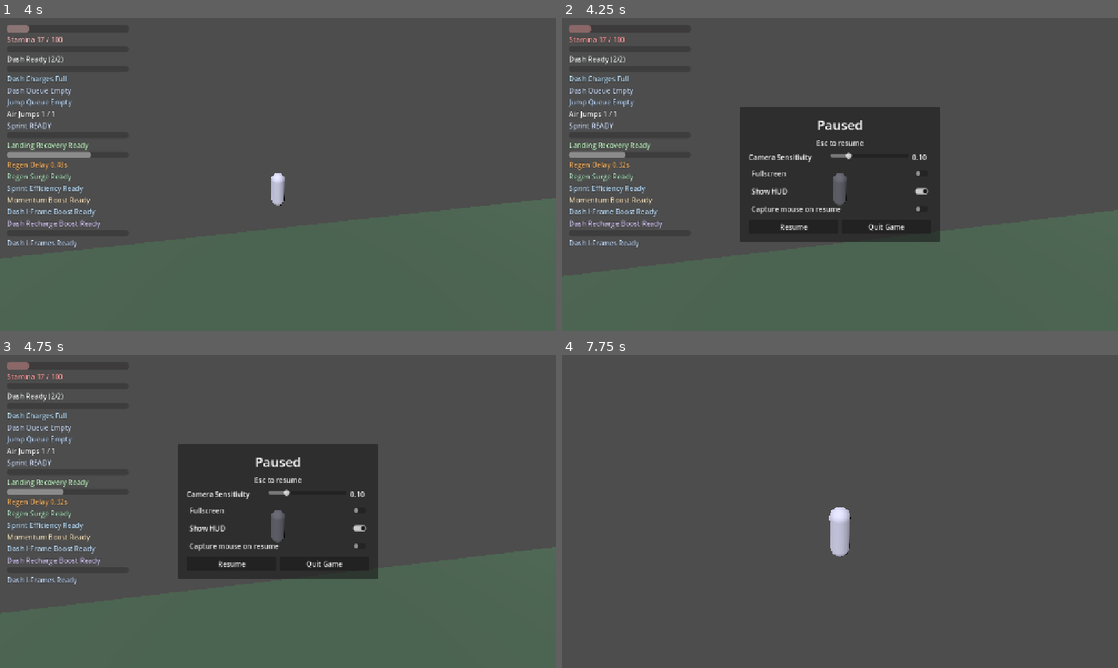
Above: before the commit, frames 1-4 (two rows, left to right).
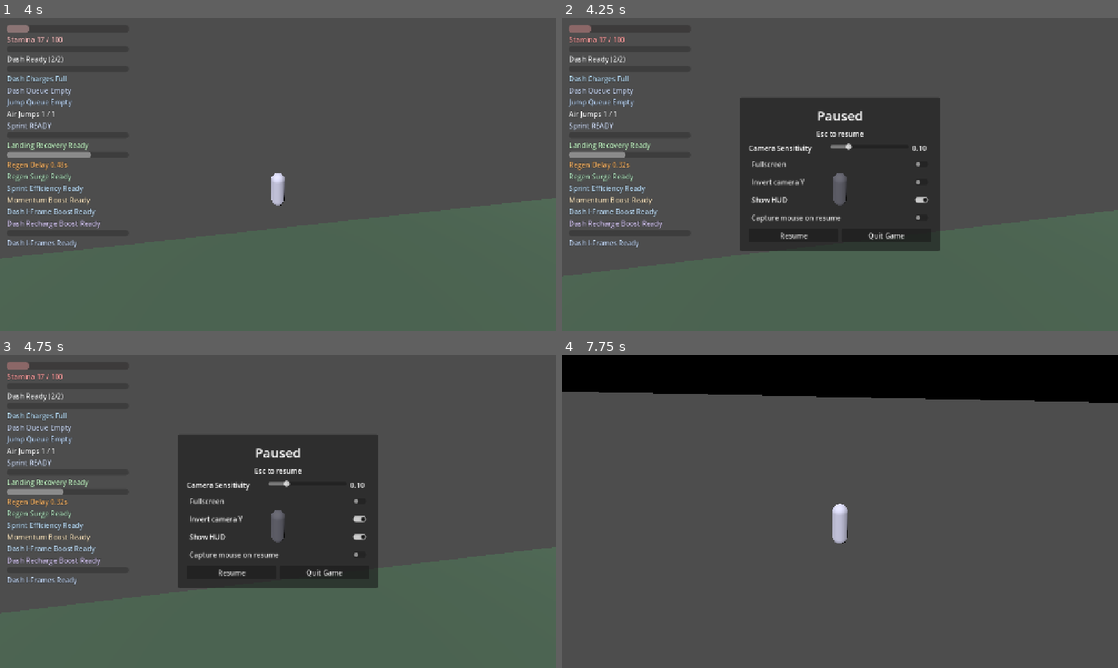
Above: after the commit, the same moments.

Repository: thegoatleroyjenkins/arpg-game
Game: Godot game, scene res://world/levels/open_world_3d.tscn
Two runs of this game, one before a commit and one after it. Both use one fixed random seed, a clock stepped at 60 frames per second and the inputs below.
Inputs (mouse positions are in pixels of both pictures, inside the frame that each line leads up to):
- Up to frame 1 (4 s): tap Enter (ui_accept) at 0.5 s; move the mouse to (305, 174) at 0.52 s; press the mouse at (305, 174) at 0.53 s; hold W (move_up) from 0.53 s (still down); tap Space (jump) at 0.77, 1.52, 3.02, 3.77 s; move the mouse to (250, 174) at 1.27 s; release the mouse at (250, 174) at 1.28 s; tap R (camera_recenter) at 1.35 s; move the mouse to (289, 168) at 2.02 s; tap Q (dash) at 2.1 s; move the mouse to (272, 180) at 2.77 s; tap Shift (sprint) at 2.85 s; move the mouse to (316, 177) at 3.52 s; press the mouse at (316, 177) at 3.53 s
- Up to frame 2 (4.25 s): keep holding W (move_up); tap Escape (ui_cancel) at 4.15 s
- Up to frame 3 (4.75 s): release W (move_up) at 4.25 s; release the mouse at (316, 514) at 4.25 s; click (278, 517) at 4.25 s, where only the run after the commit has a clickable "Invert camera Y"
- Up to frame 4 (7.75 s): click "Show HUD" at 5 s; click "Capture mouse on resume" at 5.75 s; click "Resume" at 6.5 s; move the mouse to (795, 508) at 7.27 s; hold W (move_up) from 7.28 s (still down); tap R (camera_recenter) at 7.35 s; tap Space (jump) at 7.52 s

Frame 1 is identical in both runs. In frame 2, 4.1% of the frame differs, in the area x 32-68%, y 25-75%; in frame 3, 4.1%; in frame 4, 14%, in the area x 0-100%, y 0-65%.

Commit message:
Add pause-menu invert Y camera toggle for 3D prototype

Diff:
--- a/prototype3d/main_3d.tscn
+++ b/prototype3d/main_3d.tscn
@@ -278,6 +278,10 @@
 layout_mode = 2
 text = "Fullscreen"
 
+[node name="InvertYToggle" type="CheckButton" parent="PauseMenu/CenterContainer/PanelContainer/MarginContainer/VBoxContainer"]
+layout_mode = 2
+text = "Invert camera Y"
+
 [node name="HudToggle" type="CheckButton" parent="PauseMenu/CenterContainer/PanelContainer/MarginContainer/VBoxContainer"]
 layout_mode = 2
 text = "Show HUD"
--- a/prototype3d/pause_menu_3d.gd
+++ b/prototype3d/pause_menu_3d.gd
@@ -7,6 +7,7 @@
 @onready var sensitivity_slider: HSlider = $CenterContainer/PanelContainer/MarginContainer/VBoxContainer/SensitivityRow/SensitivitySlider
 @onready var sensitivity_value_label: Label = $CenterContainer/PanelContainer/MarginContainer/VBoxContainer/SensitivityRow/SensitivityValue
 @onready var fullscreen_toggle: CheckButton = $CenterContainer/PanelContainer/MarginContainer/VBoxContainer/FullscreenToggle
+@onready var invert_y_toggle: CheckButton = $CenterContainer/PanelContainer/MarginContainer/VBoxContainer/InvertYToggle
 @onready var hud_toggle: CheckButton = $CenterContainer/PanelContainer/MarginContainer/VBoxContainer/HudToggle
 @onready var mouse_capture_toggle: CheckButton = $CenterContainer/PanelContainer/MarginContainer/VBoxContainer/MouseCaptureToggle
 @onready var resume_button: Button = $CenterContainer/PanelContainer/MarginContainer/VBoxContainer/ButtonRow/ResumeButton
@@ -26,6 +27,7 @@
 	quit_button.pressed.connect(_on_quit_pressed)
 	sensitivity_slider.value_changed.connect(_on_sensitivity_changed)
 	fullscreen_toggle.toggled.connect(_on_fullscreen_toggled)
+	invert_y_toggle.toggled.connect(_on_invert_y_toggled)
 	hud_toggle.toggled.connect(_on_hud_toggled)
 	mouse_capture_toggle.toggled.connect(_on_mouse_capture_toggled)
 
@@ -59,6 +61,7 @@
 			var sensitivity: float = float(tuning.get("camera_orbit_sensitivity"))
 			sensitivity_slider.value = clamp(sensitivity, sensitivity_slider.min_value, sensitivity_slider.max_value)
 			_update_sensitivity_label(sensitivity_slider.value)
+			invert_y_toggle.button_pressed = bool(tuning.get("camera_orbit_invert_y"))
 	else:
 		_update_sensitivity_label(sensitivity_slider.value)
 
@@ -87,6 +90,13 @@
 func _on_fullscreen_toggled(enabled: bool) -> void:
 	DisplayServer.window_set_mode(DisplayServer.WINDOW_MODE_FULLSCREEN if enabled else DisplayServer.WINDOW_MODE_WINDOWED)
 
+func _on_invert_y_toggled(enabled: bool) -> void:
+	if _player == null:
+		return
+	var tuning: Resource = _player.get("tuning")
+	if tuning != null:
+		tuning.set("camera_orbit_invert_y", enabled)
+
 func _on_hud_toggled(enabled: bool) -> void:
 	if _hud != null:
 		_hud.visible = enabled
--- a/world/levels/open_world_3d.tscn
+++ b/world/levels/open_world_3d.tscn
@@ -217,6 +217,10 @@
 layout_mode = 2
 text = "Fullscreen"
 
+[node name="InvertYToggle" type="CheckButton" parent="PauseMenu/CenterContainer/PanelContainer/MarginContainer/VBoxContainer"]
+layout_mode = 2
+text = "Invert camera Y"
+
 [node name="HudToggle" type="CheckButton" parent="PauseMenu/CenterContainer/PanelContainer/MarginContainer/VBoxContainer"]
 layout_mode = 2
 text = "Show HUD"
Not shown, changed: README.md
